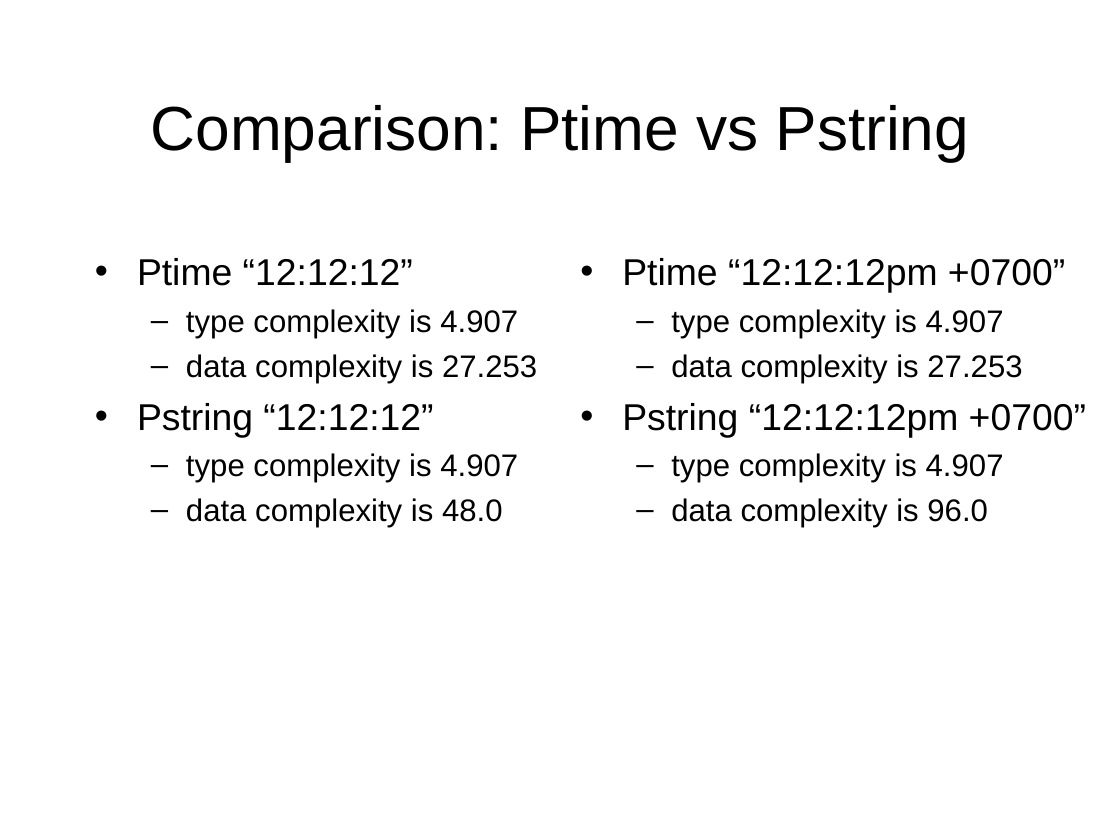
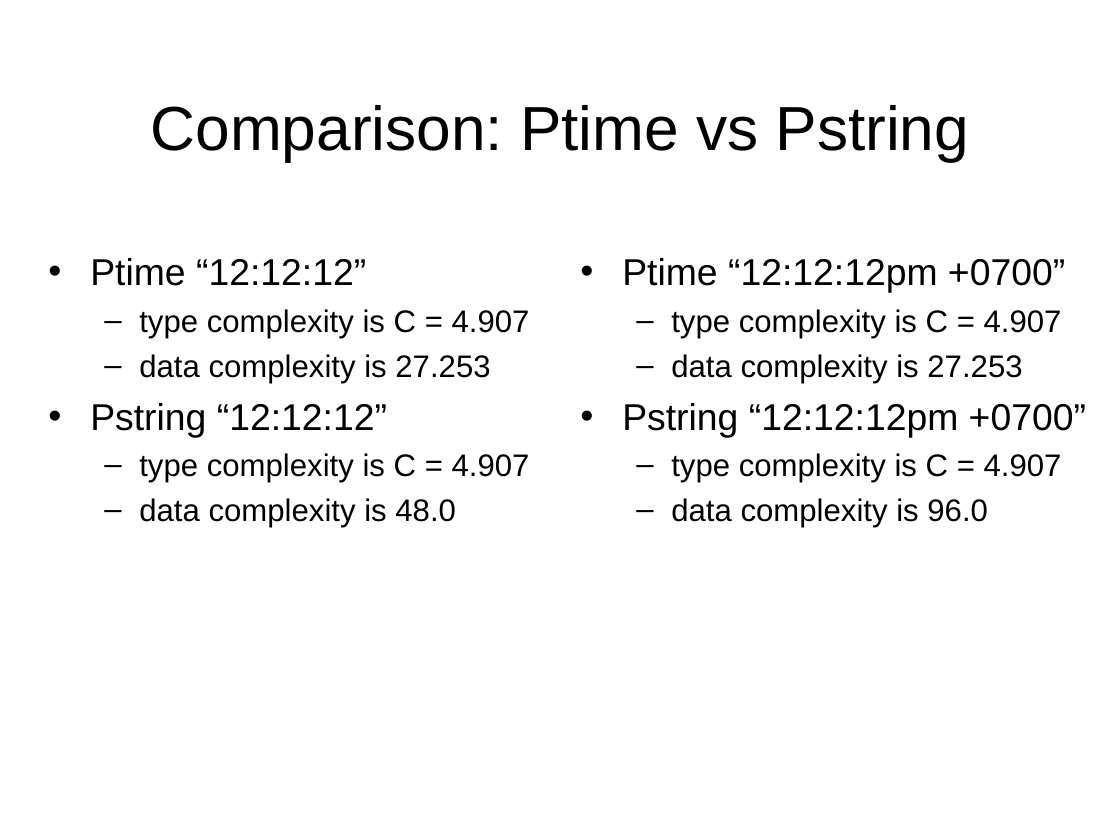
Before and after one commit to cornell-pl/forest, a slide deck: slide 4 of pads/documents/scoring/Comparisons.ppt. Drawn at 1120x840 pixels with LibreOffice and Linux fonts; fonts in the diff are those of the drawing. Boxes give left, top, right and bottom in pixels: in the first picture for what was removed or moved away, otherwise in the second. Text is boxed around its words. In the diff, an @@ line names an element or a change of style, - is before the commit and + after.

Commit message:
More comparisons

```diff
--- a/pads/documents/scoring/Comparisons.ppt
+++ b/pads/documents/scoring/Comparisons.ppt
@@ text "Ptime “12:12:12”" moved from (x1=137, y1=258, x2=537, y2=527) to (x1=90, y1=258, x2=530, y2=527) @@
@@ text at (x1=139, y1=309, x2=530, y2=338): text changed @@
-  – type complexity is 4.907
+  – type complexity is C = 4.907
@@ text at (x1=671, y1=309, x2=1062, y2=338): text changed @@
-  – type complexity is 4.907
+  – type complexity is C = 4.907
@@ text at (x1=139, y1=453, x2=530, y2=482): text changed @@
-  – type complexity is 4.907
+  – type complexity is C = 4.907
@@ text at (x1=671, y1=453, x2=1062, y2=482): text changed @@
-  – type complexity is 4.907
+  – type complexity is C = 4.907
```
Also in this commit, not shown: 11 other slides changed, 1 slide removed.
